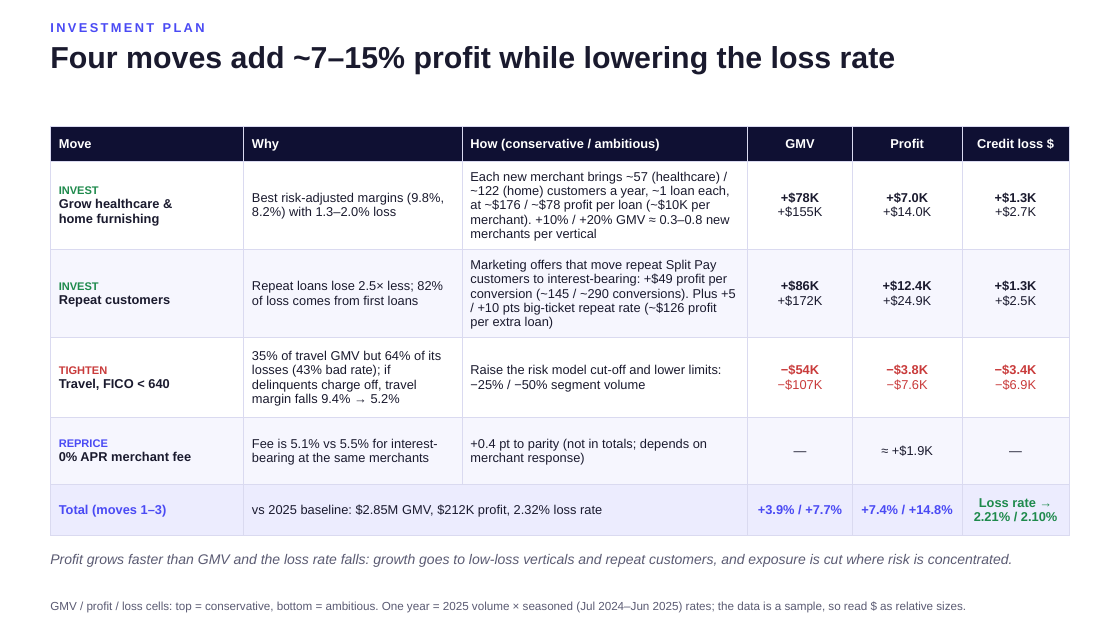
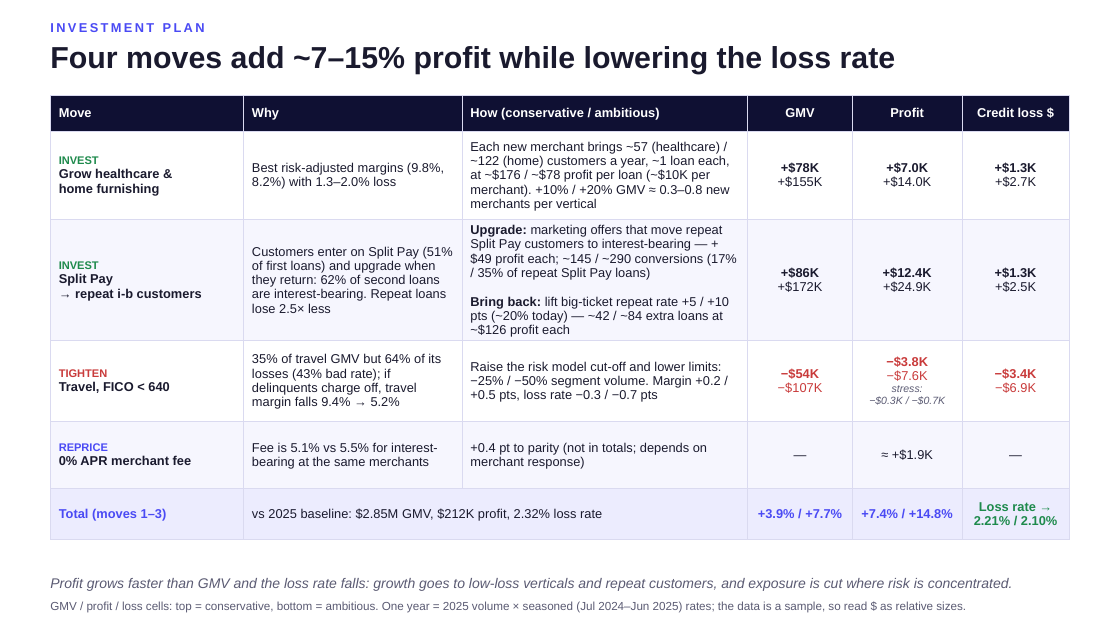
Before and after one commit to BrittanyZ919/Affirm-take-home-assignment, a slide deck: slide 6 of deck/portfolio_recommendation.pptx. Drawn at 1120x630 pixels with LibreOffice and Linux fonts; fonts in the diff are those of the drawing. Boxes give left, top, right and bottom in pixels: in the first picture for what was removed or moved away, otherwise in the second. Text is boxed around its words. In the diff, an @@ line names an element or a change of style, - is before the commit and + after.

```diff
--- a/deck/portfolio_recommendation.pptx
+++ b/deck/portfolio_recommendation.pptx
@@ table at bbox=[50, 96, 1070, 549] @@
-row 3: INVEST / Repeat customers | Repeat loans lose 2.5× less; 82% of loss comes from first loans | Marketing offers that move repeat Split Pay customers to interest-bearing: +$49 profit per conversion (~145 / ~290 conversions). Plus +5 / +10 pts big-ticket repeat rate (~$126 profit per extra loan) | +$86K / +$172K | +$12.4K / +$24.9K | +$1.3K / +$2.5K
+row 3: INVEST / Split Pay / → repeat i-b customers | Customers enter on Split Pay (51% of first loans) and upgrade when they return: 62% of second loans are interest-bearing. Repeat loans lose 2.5× less | Upgrade: marketing offers that move repeat Split Pay customers to interest-bearing — +$49 profit each; ~145 / ~290 conversions (17% / 35% of repeat Split Pay loans) / Bring back: lift big-ticket repeat rate +5 / +10 pts (~20% today) — ~42 / ~84 extra loans at ~$126 profit each | +$86K / +$172K | +$12.4K / +$24.9K | +$1.3K / +$2.5K
-row 4, column 3: Raise the risk model cut-off and lower limits: −25% / −50% segment volume
+row 4, column 3: Raise the risk model cut-off and lower limits: −25% / −50% segment volume. Margin +0.2 / +0.5 pts, loss rate −0.3 / −0.7 pts
-row 4, column 5: −$3.8K / −$7.6K
+row 4, column 5: −$3.8K / −$7.6K / stress: −$0.3K / −$0.7K
@@ table: place and size @@
-table at bbox=[50, 126, 1070, 535]
+table at bbox=[50, 96, 1070, 549]
@@ text "Profit grows faster than GMV ...": place and size @@
-text "Profit grows faster than GMV ..." at bbox=[50, 554, 1013, 567]
+text "Profit grows faster than GMV ..." at bbox=[50, 578, 1013, 591]
```
Also in this commit, not shown: 4 other slides changed, 2 slides added.
